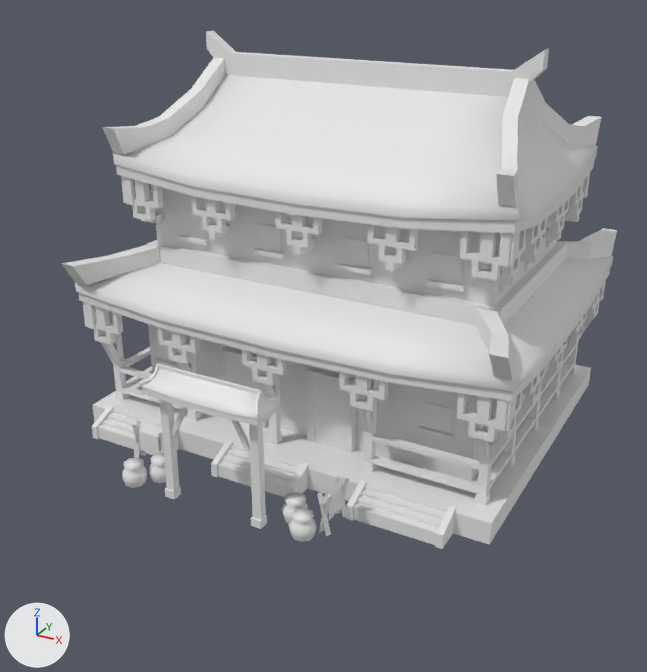
A saved change to the COLLADA model art/meshes/structural/minyue/palace.dae.
The view is the same before and after, from a camera (50 mm lens) standing at (22.4, -42.3, 25.7) and looking at (-0.1, -1.4, 5.3). The axes (+X, +Y, +Z) are drawn at lower left. The lights are the same throughout. The older version comes first.

Before the edit, the objects in view are built like this:
```python
me_esfera_8486 = bpy.data.meshes.new('Esfera.8486')
me_esfera_8486.from_pydata(...)  # 4035 vertices, 5568 faces; spans x -12.7..12.8, y -13.0..12.7, z -0.5..21.1
me_esfera_8486.materials.append(mat_texturas_minyu)  # its picture is missing
ob_palace = bpy.data.objects.new('palace', me_esfera_8486)
ob_palace.location = (0.0, 0.0, 0.0)
```
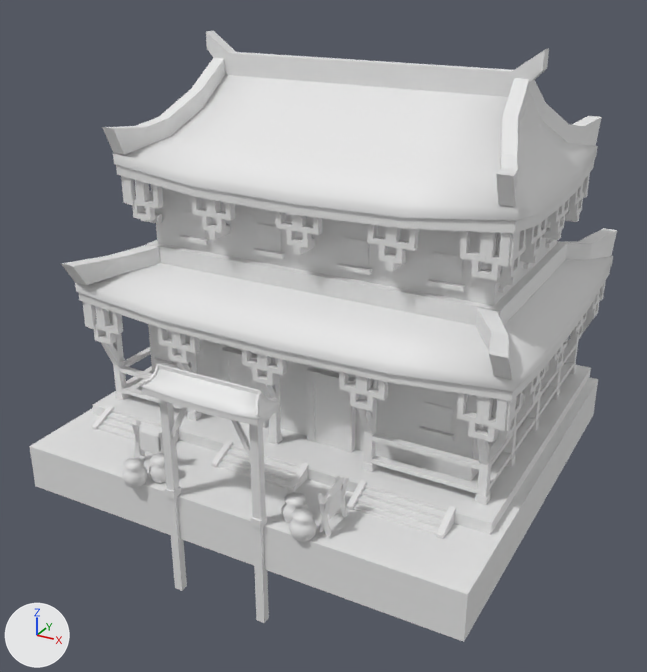
The edits, one by one:
me_esfera_8486 is used by ob_palace; location (0.0, 0.0, 0.0).
me_esfera_8486 had 4035 vertices, 5568 faces and spanned x -12.7..12.8, y -13.0..12.7, z -0.5..21.1.
me_esfera_8486 now has 4068 vertices, 5616 faces and spans x -12.8..12.9, y -13.0..12.7, z -5.8..21.1.
me_esfera_8486 part 1: the loose piece of 17 vertices spanning x -12.3..12.4, y -7.6..11.7, z -0.5..0.7 is copied, and the copy is scaled about its middle by (1.05, 1.23, 2.15), then moved by (0.0, -2.3, -1.3); it spans x -12.8..12.9, y -12.2..11.6, z -2.6..0.0.
me_esfera_8486 part 2: a new loose piece, a box spanning x -3.1..-2.63, y -12.32..-11.88, z -5.81..0.05, in mat_texturas_minyu (its picture is missing).
me_esfera_8486 part 3: a new loose piece, a box spanning x 2.06..2.53, y -12.32..-11.88, z -5.81..0.05, in mat_texturas_minyu (its picture is missing).

Pixel boxes [x1, y1, x2, y2] of what changed, in the pictures (647 x 672 px):
'palace', reshaped (18% taller)
    before: [61, 31, 617, 549]
    after: [29, 31, 617, 642]
part 1 of me_esfera_8486, added
    after: [29, 377, 598, 642]
part 2 of me_esfera_8486, added
    after: [167, 497, 187, 591]
part 3 of me_esfera_8486, added
    after: [253, 527, 269, 623]
